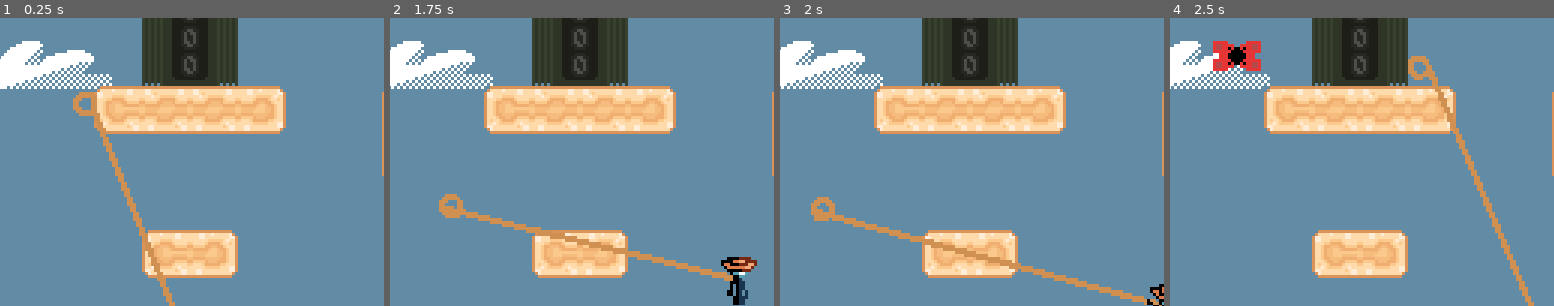
Above: before the commit, frames 1-4 (left to right).
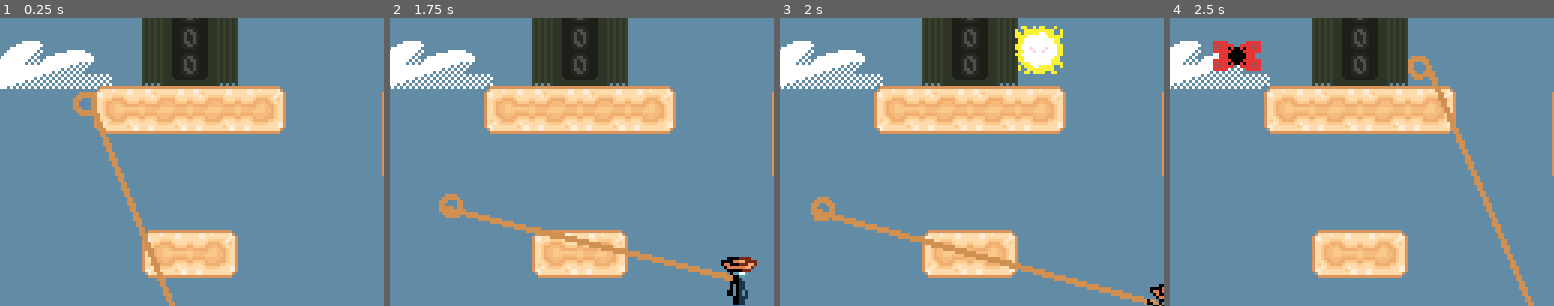
Above: after the commit, the same moments.

Repository: Jcodefox/GMTK-2025
Game: Godot game, scene res://scenes/topscenes/gameplay_topscene.tscn
Two runs of this game, one before a commit and one after it. Both use one fixed random seed, a clock stepped at 60 frames per second and the inputs below.
Inputs (mouse positions are % of the whole screen's width and height, from its top left):
- Up to frame 1 (0.25 s): no input
- Up to frame 2 (1.75 s): move the mouse to (72, 45) at 0.52 s; hold D (move_right) from 0.53 s (still down); click (72, 45) at 0.6 s; tap Space (move_jump) at 0.77, 1.52 s; move the mouse to (30, 55) at 1.27 s; click (30, 55) at 1.35 s
- Up to frame 3 (2 s): keep holding D (move_right)
- Up to frame 4 (2.5 s): move the mouse to (60, 28) at 2.02 s; release D (move_right) at 2.03 s; hold A (move_left) from 2.03 s (still down); click (60, 28) at 2.1 s
The pictures show only the part of the screen within x 25-75%, y 22-72%; the shares and areas given below are measured in that part.

Frames 1-2 are identical in both runs. In frame 3, 1.7% of the frame differs, in the area x 61-74%, y 2-20%; in frame 4, nothing differs.

Commit message:
Flickering everywhere

Diff:
--- a/scripts/autoloaded/general_globals.gd
+++ b/scripts/autoloaded/general_globals.gd
@@ -13,6 +13,8 @@
 @onready var float_score_num: PackedScene = preload("res://scenes/prefabs/float_score_num.tscn")
 
 var player: Node2D = null
+
+var do_things_flicker: bool = true
 
 func _ready() -> void:
 	process_mode = Node.PROCESS_MODE_ALWAYS
@@ -97,7 +99,7 @@
 	high_score = config.get_value("Player", "high_score")
 
 func update_enemy_i_frames(enemy: Node2D) -> void:
-	if enemy.time_alive >= enemy.time_until_enemy_hurts:
+	if enemy.time_alive >= enemy.time_until_enemy_hurts or not do_things_flicker:
 		enemy.visible = true
 		return
-	enemy.visible = int(enemy.time_alive * 16) % 2 < 1
+	enemy.visible = int(enemy.time_alive * 10) % 2 < 1
--- a/scripts/prefabs/enemy/mothick.gd
+++ b/scripts/prefabs/enemy/mothick.gd
@@ -13,10 +13,10 @@
 	collision_shape_ghosts = Globals.make_loop_ghosts_of($CollisionShape2D)
 	jump_check_shape_ghosts = Globals.make_loop_ghosts_of($JumpOverCheck/CollisionShape2D)
 
-func _process(delta: float) -> void:
+func _process(_delta: float) -> void:
 	if time_alive > time_until_enemy_hurts:
 		visible = true
-	else:
+	elif Globals.do_things_flicker:
 		visible = frames_alive % 4 < 2
 		frames_alive += 1
 
--- a/scripts/prefabs/enemy/nameless.gd
+++ b/scripts/prefabs/enemy/nameless.gd
@@ -7,6 +7,7 @@
 var collision_shape_ghosts: Array[Node2D] = []
 var jump_check_shape_ghosts: Array[Node2D] = []
 var time_alive: float = 0
+var frames_alive: int = 0
 
 func _ready() -> void:
 	animated_sprite_ghosts = Globals.make_loop_ghosts_of($AnimatedSprite2D)
@@ -15,7 +16,7 @@
 
 func _physics_process(delta: float) -> void:
 	time_alive += delta
-	Globals.update_enemy_i_frames(self)
+	#Globals.update_enemy_i_frames(self)
 	global_position = Globals.apply_loop_teleport(global_position)
 
 	var desired_direction: Vector2 = Vector2.ZERO
@@ -31,6 +32,13 @@
 
 	move_and_slide()
 
+func _process(_delta: float) -> void:
+	if time_alive > time_until_enemy_hurts:
+		visible = true
+	elif Globals.do_things_flicker:
+		visible = frames_alive % 4 < 2
+		frames_alive += 1
+
 func set_animation(anim: String) -> void:
 	if $AnimatedSprite2D.animation != anim:
 		$AnimatedSprite2D.play(anim)
--- a/scripts/prefabs/enemy/shock_wisp.gd
+++ b/scripts/prefabs/enemy/shock_wisp.gd
@@ -17,6 +17,8 @@
 
 var direction: int = 1
 
+var frames_alive: int = 0
+
 func _ready() -> void:
 	animated_sprite_ghosts = Globals.make_loop_ghosts_of($AnimatedSprite2D)
 	collision_shape_ghosts = Globals.make_loop_ghosts_of($CollisionShape2D)
@@ -28,9 +30,16 @@
 		for child in corners[i].get_children():
 			Globals.make_loop_ghosts_of(child)
 
+func _process(_delta: float) -> void:
+	if time_alive > time_until_enemy_hurts:
+		visible = true
+	elif Globals.do_things_flicker:
+		visible = frames_alive % 4 < 2
+		frames_alive += 1
+
 func _physics_process(delta: float) -> void:
 	time_alive += delta
-	Globals.update_enemy_i_frames(self)
+	#Globals.update_enemy_i_frames(self)
 	global_position = Globals.apply_loop_teleport(global_position)
 
 	var angle: float = float(move_direction)/4 * TAU
--- a/scripts/prefabs/enemy/spikro.gd
+++ b/scripts/prefabs/enemy/spikro.gd
@@ -10,15 +10,23 @@
 var intended_direction: float = 1.0
 
 var time_alive: float = 0.0
+var frames_alive: int = 0
 
 func _ready() -> void:
 	animated_sprite_ghosts = Globals.make_loop_ghosts_of($AnimatedSprite2D)
 	collision_shape_ghosts = Globals.make_loop_ghosts_of($CollisionShape2D)
 	jump_check_shape_ghosts = Globals.make_loop_ghosts_of($JumpOverCheck/CollisionShape2D)
 
+func _process(_delta: float) -> void:
+	if time_alive > time_until_enemy_hurts:
+		visible = true
+	elif Globals.do_things_flicker:
+		visible = frames_alive % 4 < 2
+		frames_alive += 1
+
 func _physics_process(delta: float) -> void:
 	time_alive += delta
-	Globals.update_enemy_i_frames(self)
+	#Globals.update_enemy_i_frames(self)
 	global_position = Globals.apply_loop_teleport(global_position)
 	$AnimatedSprite2D.flip_h = intended_direction > 0
 	for sprite in animated_sprite_ghosts:
--- a/scripts/prefabs/enemy/sproing.gd
+++ b/scripts/prefabs/enemy/sproing.gd
@@ -23,6 +23,8 @@
 var time_on_ground: float = 0.0
 var chosen_crouch_time: float = 0.0
 
+var frames_alive: int = 0
+
 func _ready() -> void:
 	chosen_crouch_time = randf_range(min_start_crouch_time, max_start_crouch_time)
 	animated_sprite_ghosts = Globals.make_loop_ghosts_of($AnimatedSprite2D)
@@ -32,9 +34,16 @@
 	for shape in collision_shape_ghosts:
 		all_shape_ghosts_original_poses.append(shape.position)
 
+func _process(_delta: float) -> void:
+	if time_alive > time_until_enemy_hurts:
+		visible = true
+	elif Globals.do_things_flicker:
+		visible = frames_alive % 4 < 2
+		frames_alive += 1
+
 func _physics_process(delta: float) -> void:
 	time_alive += delta
-	Globals.update_enemy_i_frames(self)
+	#Globals.update_enemy_i_frames(self)
 	global_position = Globals.apply_loop_teleport(global_position)
 
 	if is_on_floor():
--- a/scripts/prefabs/slingball.gd
+++ b/scripts/prefabs/slingball.gd
@@ -15,6 +15,7 @@
 
 var enemies_in_ball: int = 0
 var enemies_killed: int = 0
+var frames_alive: int = 0
 
 func _ready() -> void:
 	sprite_ghosts = Globals.make_loop_ghosts_of($SuspiciousPlaceholderSlingball)
@@ -22,6 +23,13 @@
 	area_shape_ghosts = Globals.make_loop_ghosts_of($Area2D/CollisionShape2D)
 
 	$Area2D.body_entered.connect(hit_object)
+
+func _process(_delta: float) -> void:
+	if cumulative_delta < flashing_start_time:
+		visible = true
+	elif Globals.do_things_flicker:
+		visible = frames_alive % 4 < 2
+		frames_alive += 1
 
 func _physics_process(delta: float) -> void:
 	cumulative_delta += delta
@@ -51,7 +59,7 @@
 		body.queue_free()
 
 func update_disappear_blink() -> void:
-	if cumulative_delta < flashing_start_time:
+	if cumulative_delta < flashing_start_time or not Globals.do_things_flicker:
 		visible = true
 		return
 	visible = int(cumulative_delta * 8) % 2 < 1
Not shown: 1 places in scenes/topscenes/gameplay_topscene.tscn that only renumber resources
